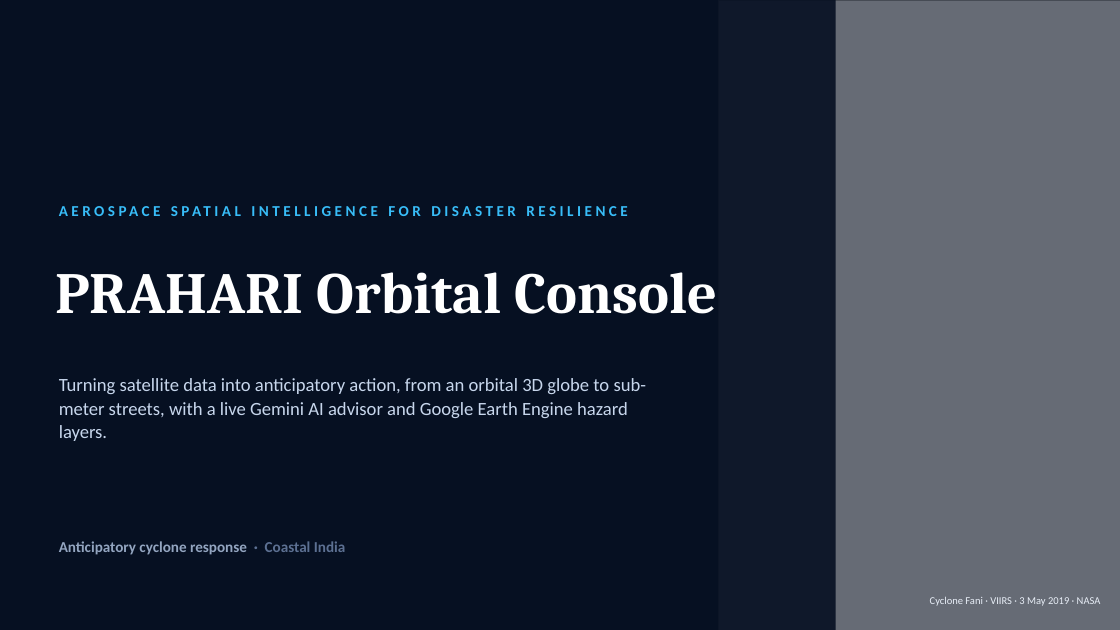
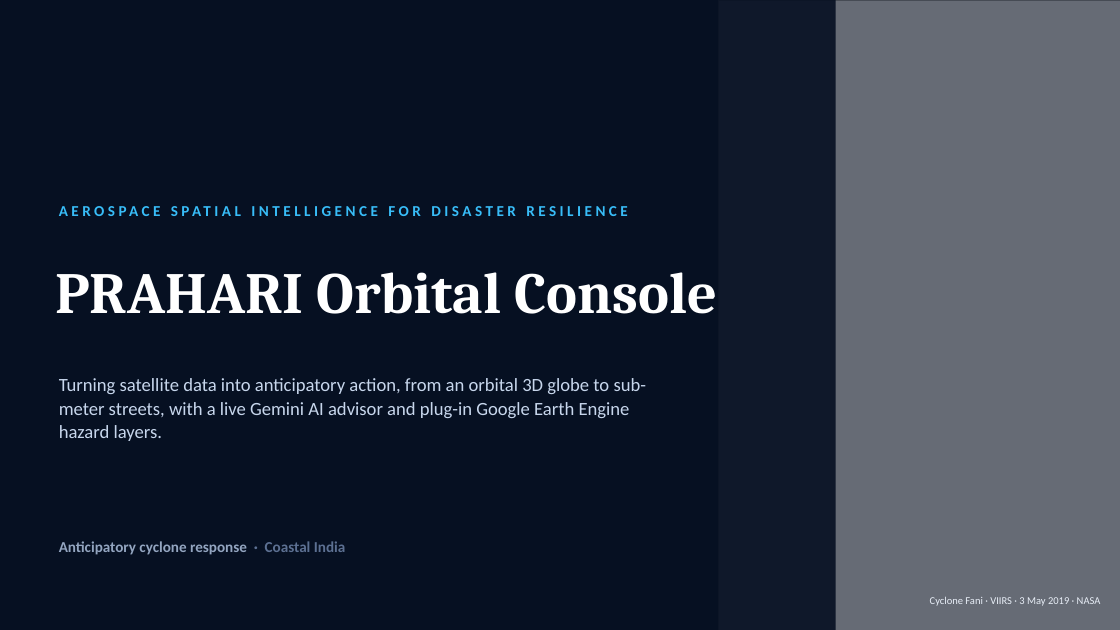
Before and after one commit to abhishek-0706/prahari-orbital-console, a slide deck: slide 1 of demo/PRAHARI_Orbital_Console.pptx. Drawn at 1120x630 pixels with LibreOffice and Linux fonts; fonts in the diff are those of the drawing; grey boxes stand for pictures. Boxes give left, top, right and bottom in pixels: in the first picture for what was removed or moved away, otherwise in the second. Text is boxed around its words. In the diff, an @@ line names an element or a change of style, - is before the commit and + after.

```diff
--- a/demo/PRAHARI_Orbital_Console.pptx
+++ b/demo/PRAHARI_Orbital_Console.pptx
@@ text at [59, 378, 647, 441]: text changed @@
-Turning satellite data into anticipatory action, from an orbital 3D globe to sub-meter streets, with a live Gemini AI advisor and Google Earth Engine hazard layers.
+Turning satellite data into anticipatory action, from an orbital 3D globe to sub-meter streets, with a live Gemini AI advisor and plug-in Google Earth Engine hazard layers.
```
Also in this commit, not shown: 5 other slides changed, 4 other files.
